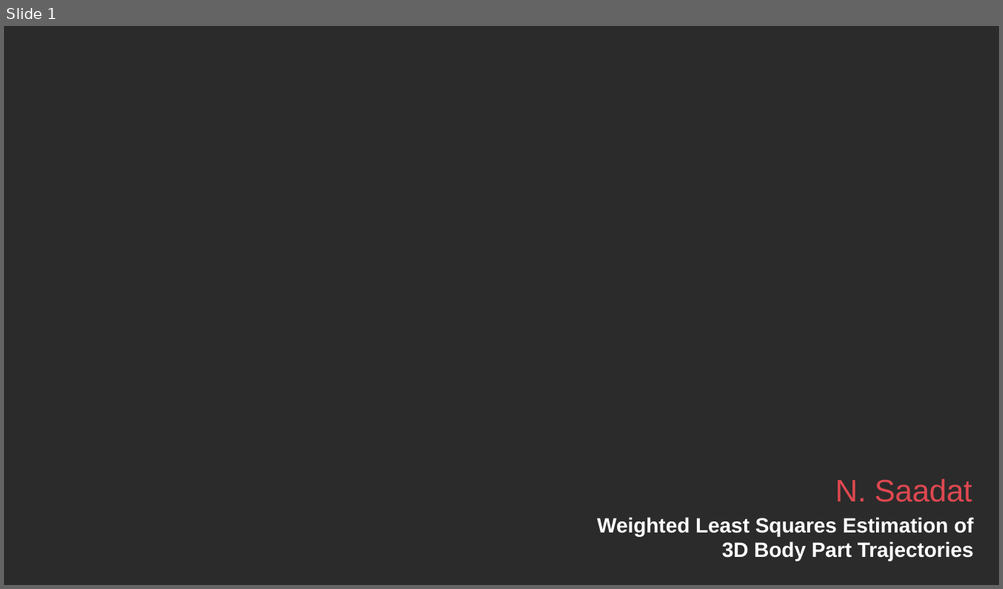
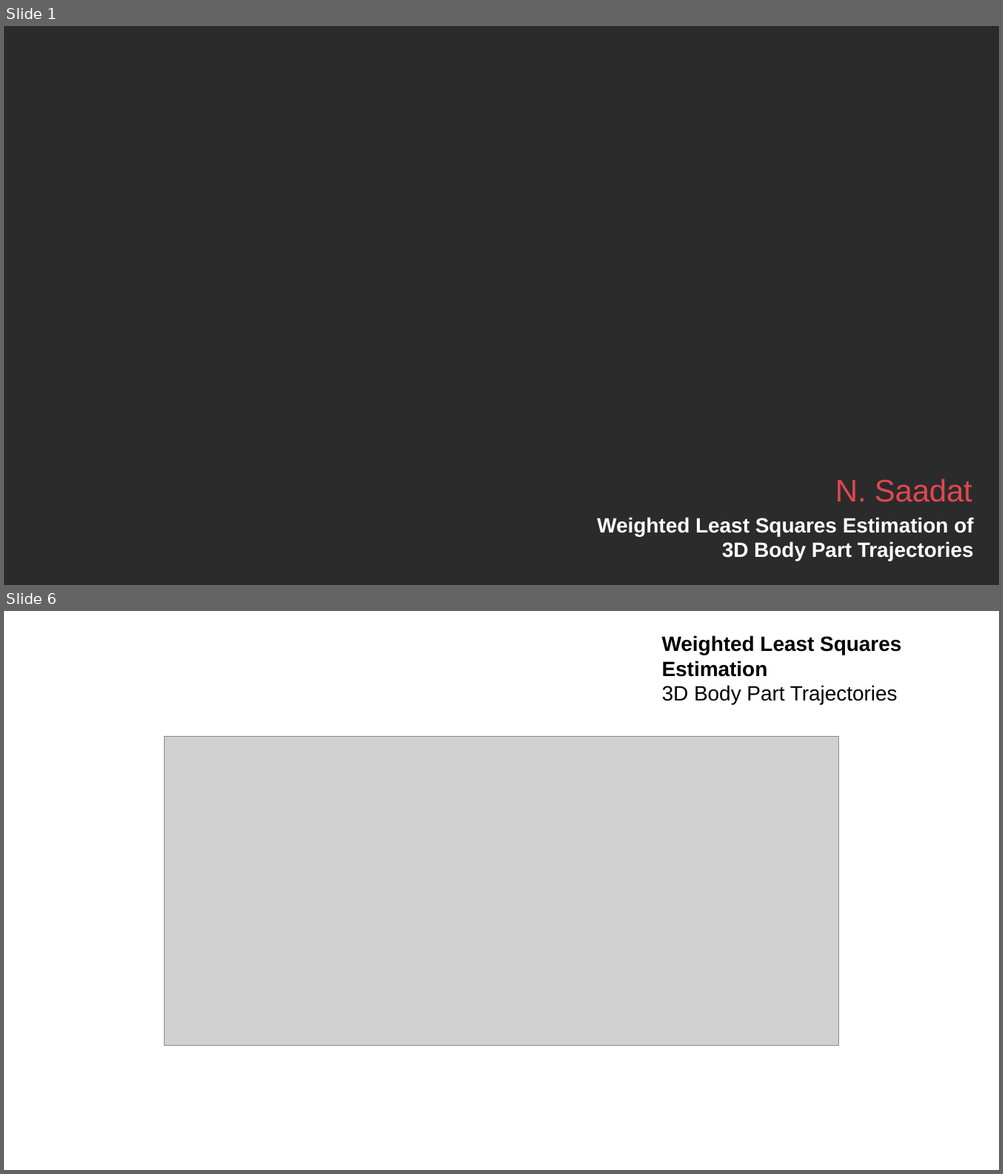
Before and after one commit to neekonsu/POSE_EVENT_MARK, a slide deck: wls_gated_dlc_triangulation/Weighted_Least_Squares.pptx. Shown one above the other, each under a label of ours: slide 1 before the commit, slides 1 and 6 after it; the slides between them are not shown. The pictures are 1003x589 and 1003x1174 pixels, drawn with LibreOffice and Linux fonts; fonts in the diff are those of the drawing; grey boxes stand for pictures; background and template pictures are left out; a plain dark background stands for a picture behind light text. Boxes give left, top, right and bottom in pixels: in the first picture for what was removed or moved away, otherwise in the second. Text is boxed around its words. In the diff, an @@ line names an element or a change of style, - is before the commit and + after.

```diff
--- a/wls_gated_dlc_triangulation/Weighted_Least_Squares.pptx
+++ b/wls_gated_dlc_triangulation/Weighted_Least_Squares.pptx
@@ slide 6 added at (x1=4, y1=611, x2=999, y2=1170), background picture (left out) @@
@@ title added at (x1=662, y1=635, x2=901, y2=704), 33 pt, text #000000, bold @@
+Weighted Least Squares Estimation
+3D Body Part Trajectories
@@ picture added at (x1=164, y1=736, x2=839, y2=1045) @@
```
Also in this commit, not shown: 1 slide changed, 6 other slides added, 4 other files.
